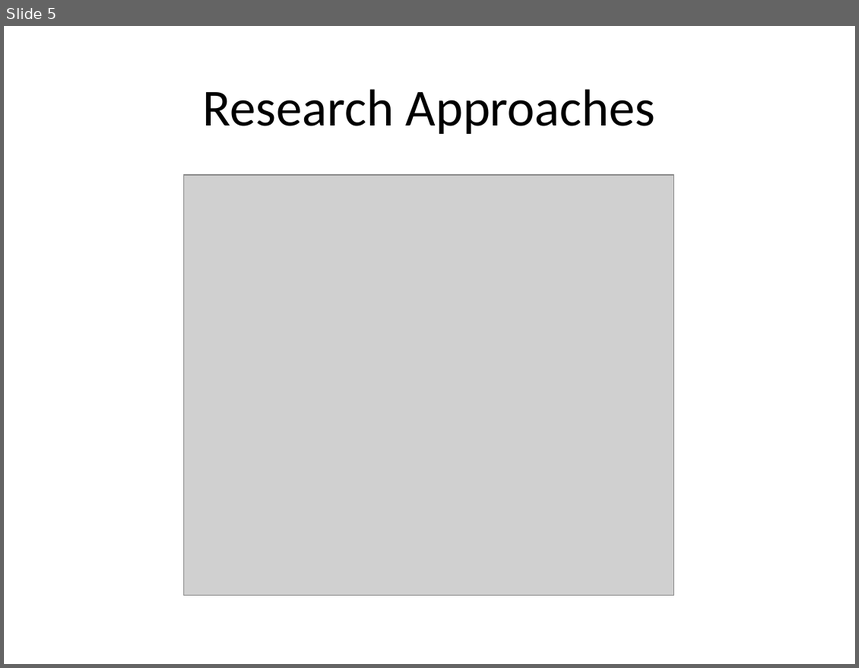
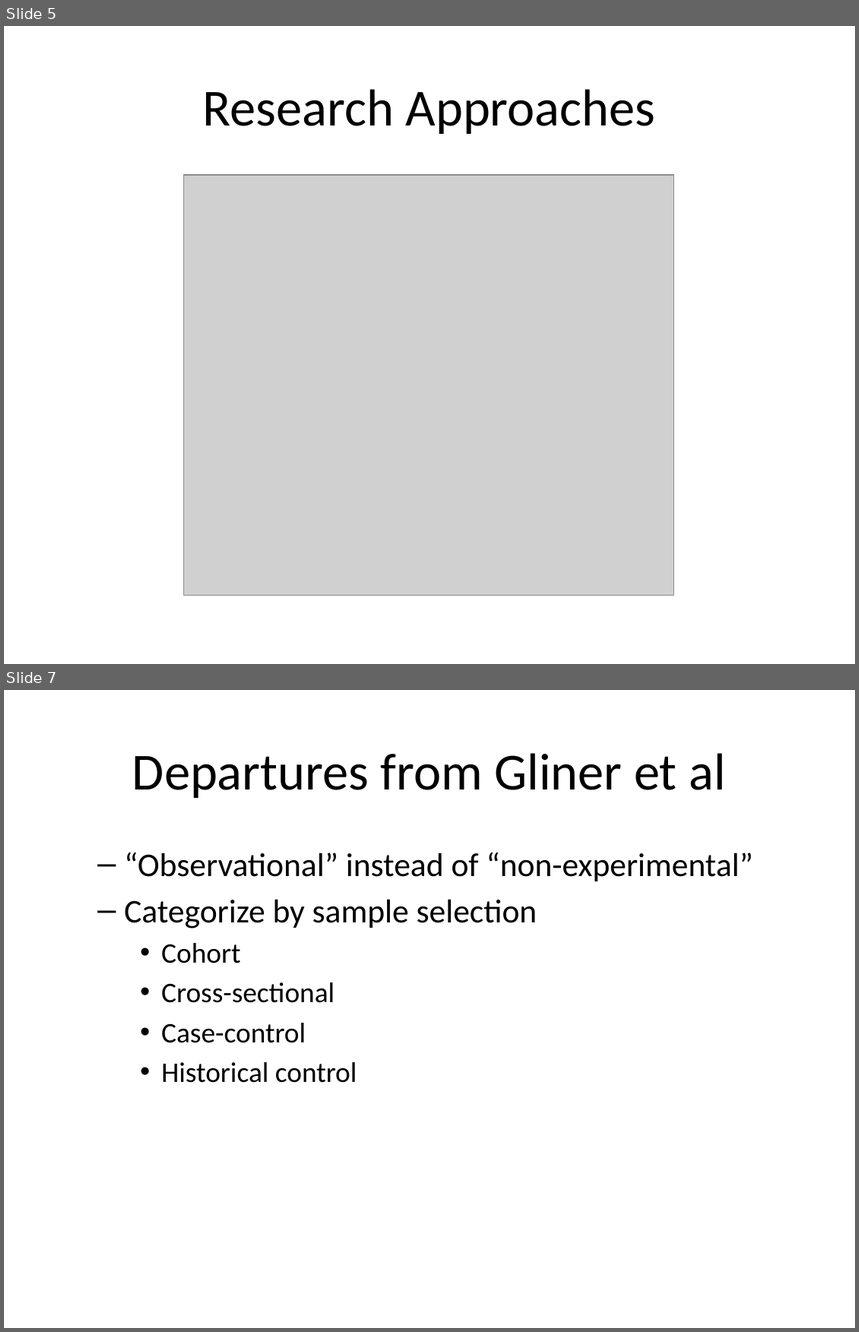
Before and after one commit to classes-medb/5510, a slide deck: src/video-06-non-experimental-studies.pptx. Shown one above the other, each under a label of ours: slide 5 before the commit, slides 5 and 7 after it; the slides between them are not shown. The pictures are 859x668 and 859x1332 pixels, drawn with LibreOffice and Linux fonts; fonts in the diff are those of the drawing; grey boxes stand for pictures. Boxes give left, top, right and bottom in pixels: in the first picture for what was removed or moved away, otherwise in the second. Text is boxed around its words. In the diff, an @@ line names an element or a change of style, - is before the commit and + after.

```diff
--- a/src/video-06-non-experimental-studies.pptx
+++ b/src/video-06-non-experimental-studies.pptx
@@ slide 7 added at <box>4,690,855,1328</box>, background #FFFFFF @@
@@ title added at <box>132,753,725,798</box>, 44 pt, text #000000 @@
+Departures from Gliner et al
@@ text added at <box>124,852,754,1083</box>, 28 pt, text #000000 @@
+  – “Observational” instead of “non-experimental”
+  – Categorize by sample selection
+    • Cohort
+    • Cross-sectional
+    • Case-control
+    • Historical control
```
Also in this commit, not shown: 20 other slides added, 3 slides removed, 7 other files.
